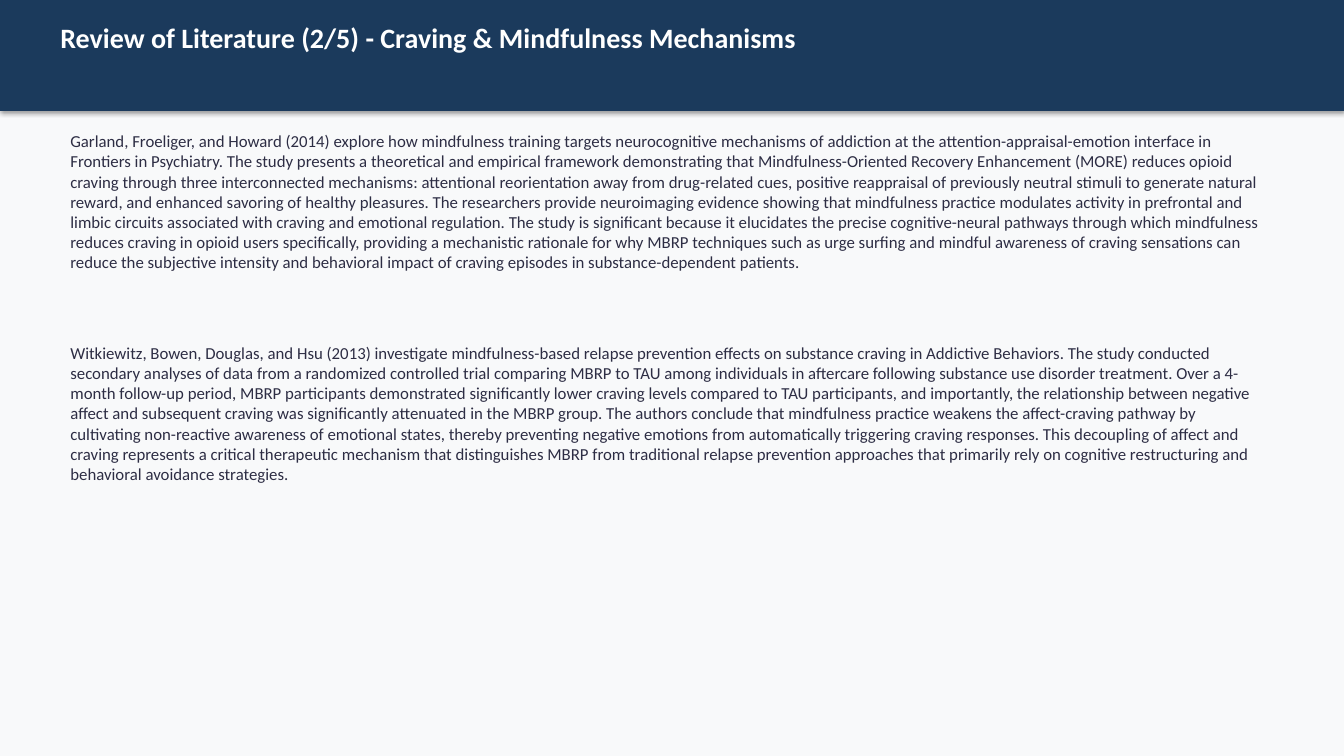
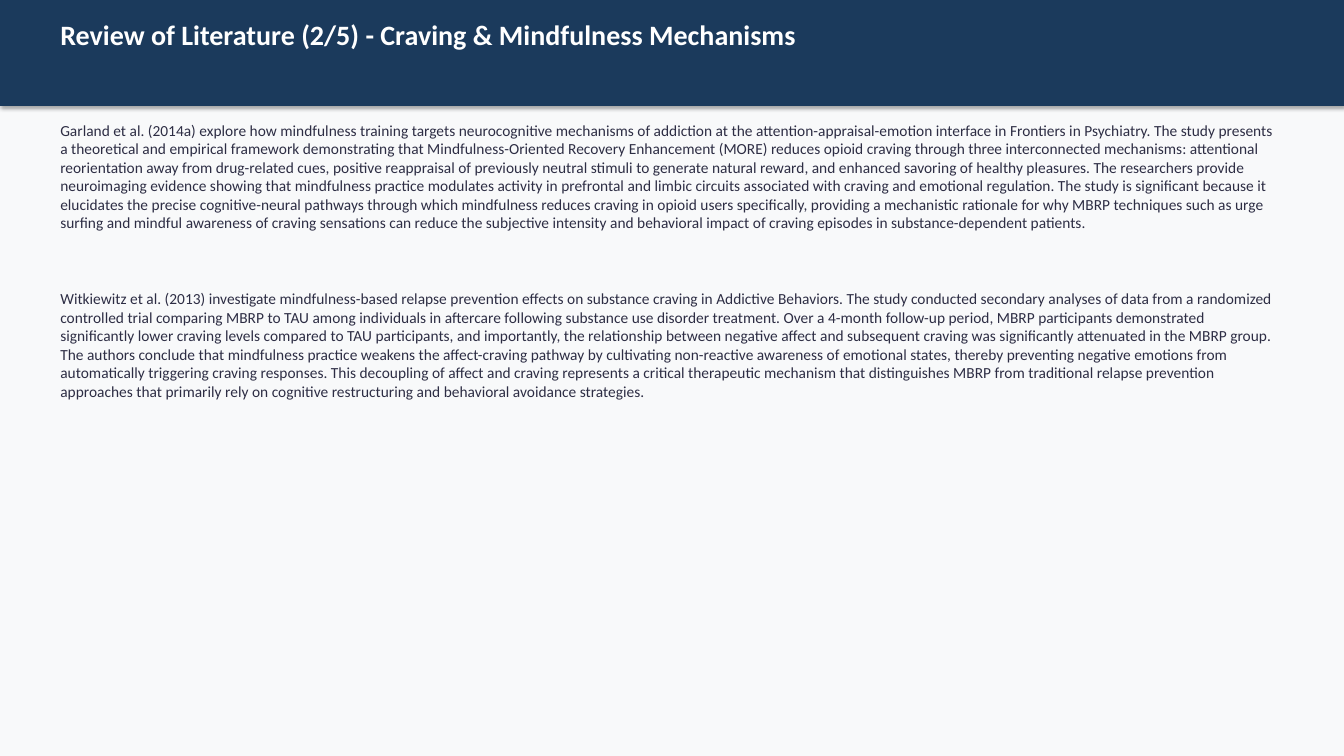
Before and after one commit to tejasdangodra786-byte/Dango-kiro, a slide deck: slide 9 of MBRP_Research_Synopsis_PPT.pptx. Drawn at 1344x756 pixels with LibreOffice and Linux fonts; fonts in the diff are those of the drawing. Boxes give left, top, right and bottom in pixels: in the first picture for what was removed or moved away, otherwise in the second. Text is boxed around its words. In the diff, an @@ line names an element or a change of style, - is before the commit and + after.

Commit message:
MBRP PPT v3: All corrections applied - OCDUS, 6 sessions/3 weeks, male justification, ANCOVA detail, null hypotheses, summary/conclusion, Man Nasha Mukti Kendra, APA7

```diff
--- a/MBRP_Research_Synopsis_PPT.pptx
+++ b/MBRP_Research_Synopsis_PPT.pptx
@@ rectangle: place and size @@
-rectangle at (0, 0, 1344, 111)
+rectangle at (0, 0, 1344, 106)
@@ text at (60, 125, 1273, 400): text changed; size 12 to 11 pt @@
-Garland, Froeliger, and Howard (2014) explore how mindfulness training targets neurocognitive mechanisms of addiction at the attention-appraisal-emotion interface in Frontiers in Psychiatry. The study presents a theoretical and empirical framework demonstrating that Mindfulness-Oriented Recovery Enhancement (MORE) reduces opioid craving through three interconnected mechanisms: attentional reorientation away from drug-related cues, positive reappraisal of previously neutral stimuli to generate natural reward, and enhanced savoring of healthy pleasures. The researchers provide neuroimaging evidence showing that mindfulness practice modulates activity in prefrontal and limbic circuits associated with craving and emotional regulation. The study is significant because it elucidates the precise cognitive-neural pathways through which mindfulness reduces craving in opioid users specifically, providing a mechanistic rationale for why MBRP techniques such as urge surfing and mindful awareness of craving sensations can reduce the subjective intensity and behavioral impact of craving episodes in substance-dependent patients.
-Witkiewitz, Bowen, Douglas, and Hsu (2013) investigate mindfulness-based relapse prevention effects on substance craving in Addictive Behaviors. The study conducted secondary analyses of data from a randomized controlled trial comparing MBRP to TAU among individuals in aftercare following substance use disorder treatment. Over a 4-month follow-up period, MBRP participants demonstrated significantly lower craving levels compared to TAU participants, and importantly, the relationship between negative affect and subsequent craving was significantly attenuated in the MBRP group. The authors conclude that mindfulness practice weakens the affect-craving pathway by cultivating non-reactive awareness of emotional states, thereby preventing negative emotions from automatically triggering craving responses. This decoupling of affect and craving represents a critical therapeutic mechanism that distinguishes MBRP from traditional relapse prevention approaches that primarily rely on cognitive restructuring and behavioral avoidance strategies.
+Garland et al. (2014a) explore how mindfulness training targets neurocognitive mechanisms of addiction at the attention-appraisal-emotion interface in Frontiers in Psychiatry. The study presents a theoretical and empirical framework demonstrating that Mindfulness-Oriented Recovery Enhancement (MORE) reduces opioid craving through three interconnected mechanisms: attentional reorientation away from drug-related cues, positive reappraisal of previously neutral stimuli to generate natural reward, and enhanced savoring of healthy pleasures. The researchers provide neuroimaging evidence showing that mindfulness practice modulates activity in prefrontal and limbic circuits associated with craving and emotional regulation. The study is significant because it elucidates the precise cognitive-neural pathways through which mindfulness reduces craving in opioid users specifically, providing a mechanistic rationale for why MBRP techniques such as urge surfing and mindful awareness of craving sensations can reduce the subjective intensity and behavioral impact of craving episodes in substance-dependent patients.
+Witkiewitz et al. (2013) investigate mindfulness-based relapse prevention effects on substance craving in Addictive Behaviors. The study conducted secondary analyses of data from a randomized controlled trial comparing MBRP to TAU among individuals in aftercare following substance use disorder treatment. Over a 4-month follow-up period, MBRP participants demonstrated significantly lower craving levels compared to TAU participants, and importantly, the relationship between negative affect and subsequent craving was significantly attenuated in the MBRP group. The authors conclude that mindfulness practice weakens the affect-craving pathway by cultivating non-reactive awareness of emotional states, thereby preventing negative emotions from automatically triggering craving responses. This decoupling of affect and craving represents a critical therapeutic mechanism that distinguishes MBRP from traditional relapse prevention approaches that primarily rely on cognitive restructuring and behavioral avoidance strategies.
```
Also in this commit, not shown: 34 other slides changed, 7 slides added, 3 slides removed, 1 other file.
